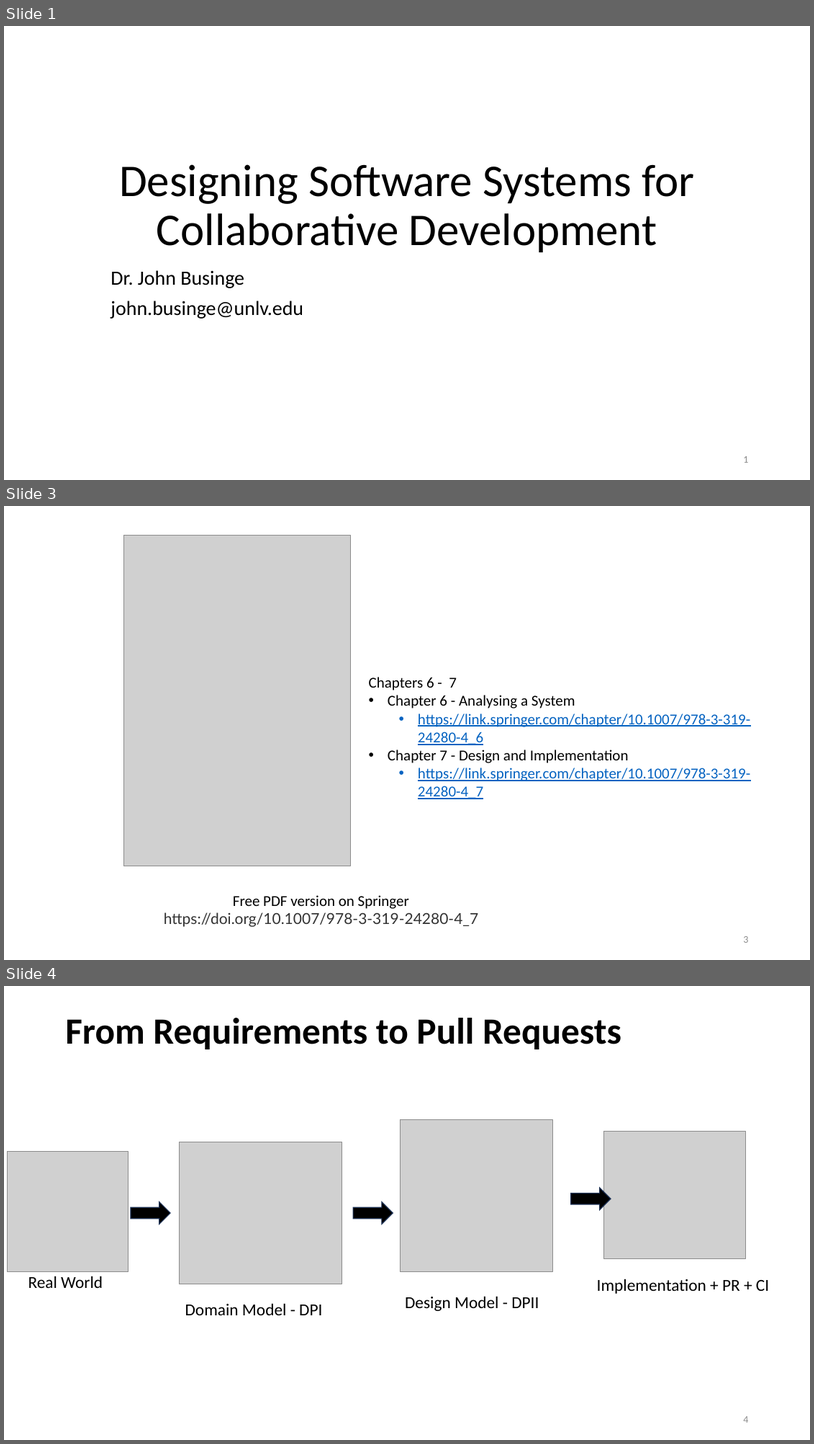
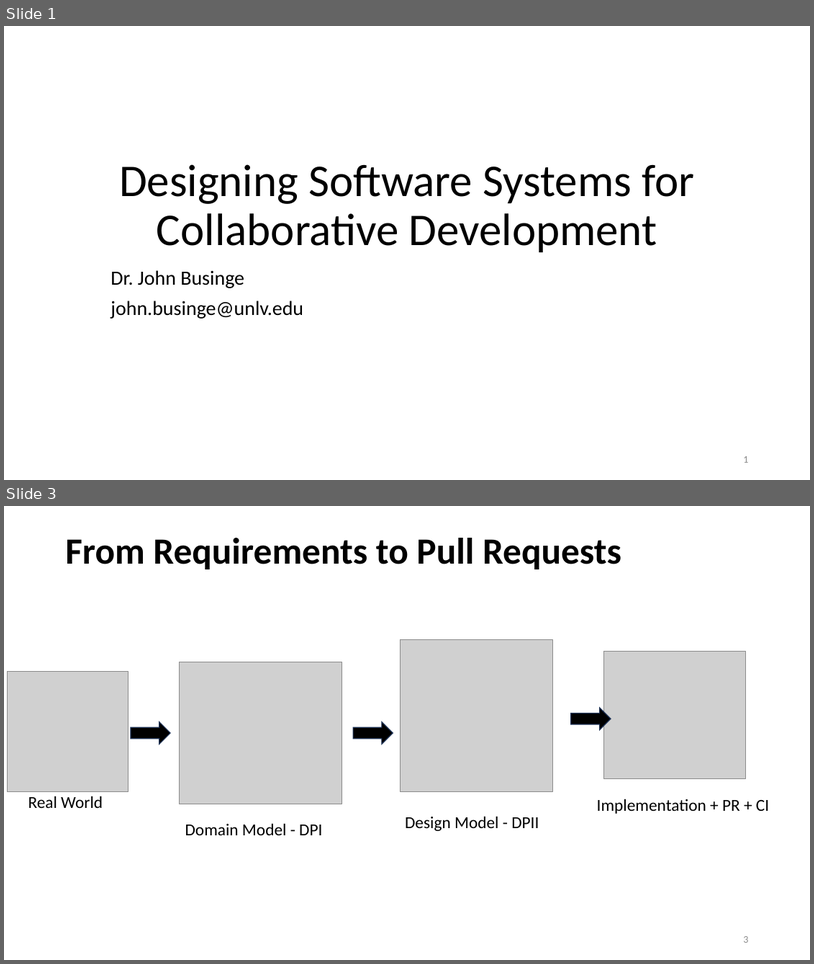
Before and after one commit to johnxu21/johnxu21.github.io, a slide deck: teaching/CS472/Timetable/OOD-V2.pptx. Shown one above the other, each under a label of ours: slides 1, 3 and 4 before the commit, slides 1 and 3 after it; the slides between them are not shown. The pictures are 814x1444 and 814x964 pixels, drawn with LibreOffice and Linux fonts; fonts in the diff are those of the drawing; grey boxes stand for pictures; background and template pictures are left out. Boxes give left, top, right and bottom in pixels: in the first picture for what was removed or moved away, otherwise in the second. Text is boxed around its words. In the diff, an @@ line names an element or a change of style, - is before the commit and + after.

```diff
--- a/teaching/CS472/Timetable/OOD-V2.pptx
+++ b/teaching/CS472/Timetable/OOD-V2.pptx
@@ slide 3 removed at bbox=[4, 506, 810, 960], background #FFFFFF @@
@@ picture removed at bbox=[124, 535, 350, 866] @@
@@ text removed at bbox=[369, 677, 751, 799] @@
-Chapters 6 - 7
-• Chapter 6 - Analysing a System
-  • https://link.springer.com/chapter/10.1007/978-3-319-24280-4_6
-• Chapter 7 - Design and Implementation
-  • https://link.springer.com/chapter/10.1007/978-3-319-24280-4_7
@@ text removed at bbox=[164, 895, 478, 926] @@
-Free PDF version on Springer
-https://doi.org/10.1007/978-3-319-24280-4_7
@@ page number removed at bbox=[743, 936, 748, 942] @@
-3
@@ what was slide 4 is now slide 3 @@
@@ page number at bbox=[743, 936, 748, 942]: text changed @@
-4
+3
```
Also in this commit, not shown: 3 slides changed.
